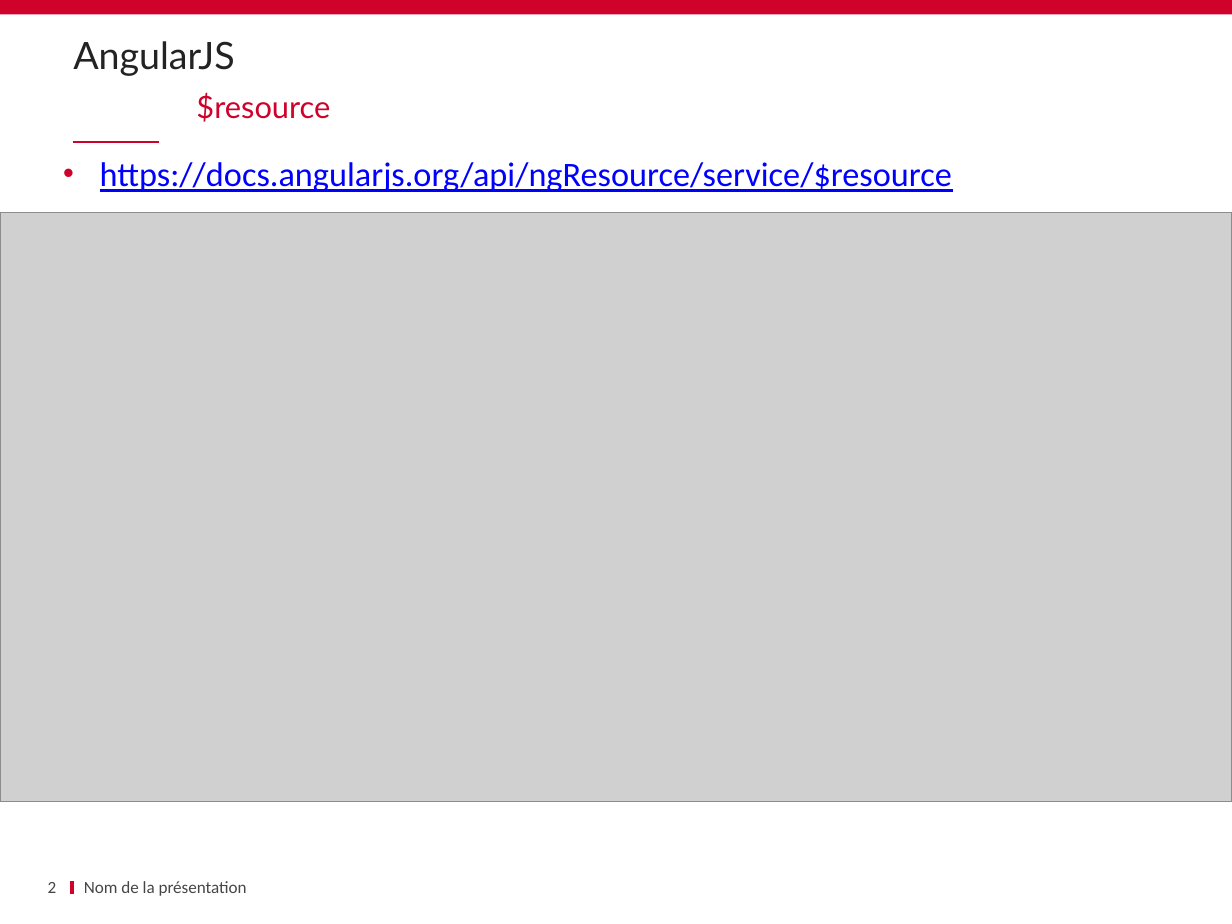
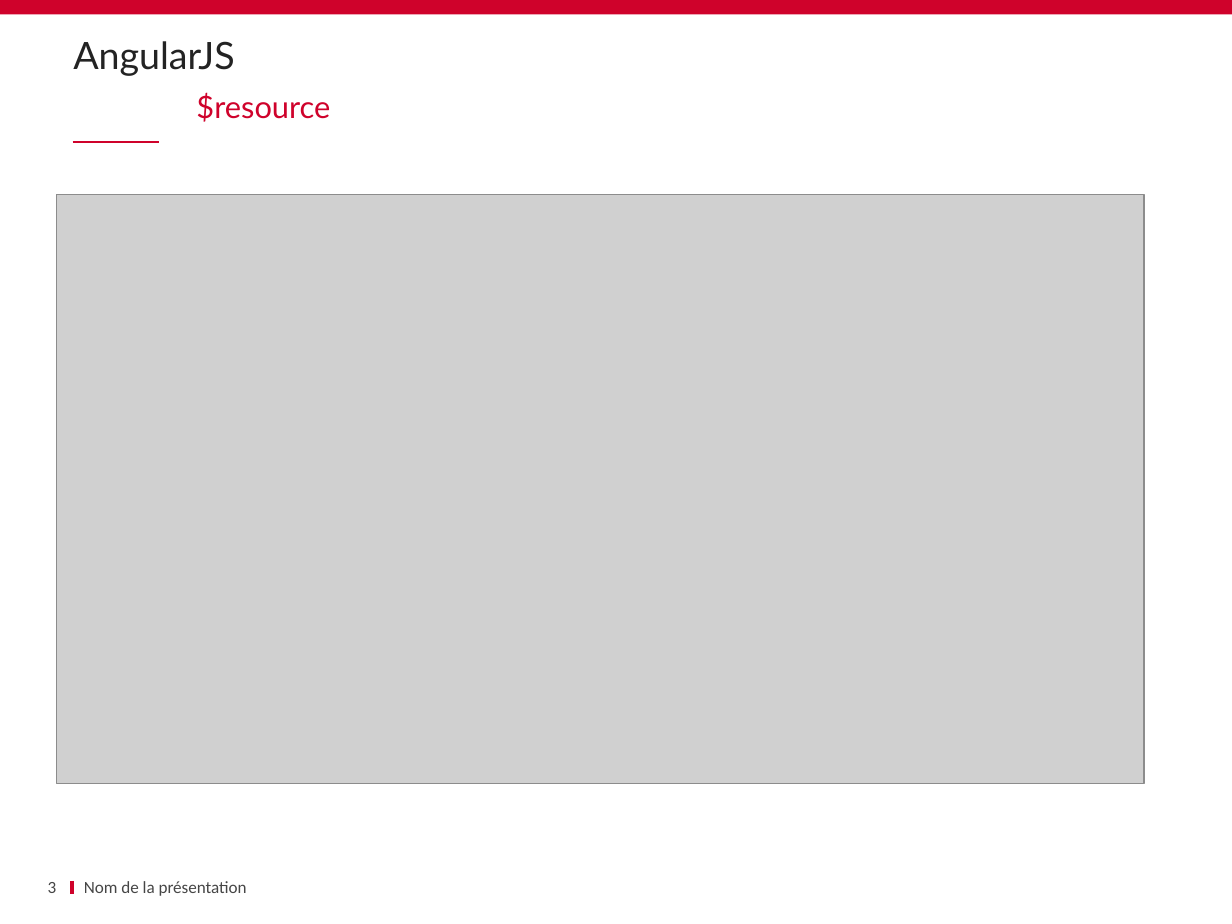
Before and after one commit to schassande/formation-angularjs1, a slide deck: slide 3 of Jour2/10 $resource/10_$ressource.pptx (slide 2 before the commit). Drawn at 1232x924 pixels with LibreOffice and Linux fonts; fonts in the diff are those of the drawing; grey boxes stand for pictures; background and template pictures are left out. Boxes give left, top, right and bottom in pixels: in the first picture for what was removed or moved away, otherwise in the second. Text is boxed around its words. In the diff, an @@ line names an element or a change of style, - is before the commit and + after.

Commit message:
update presentations

```diff
--- a/Jour2/10 $resource/10_$ressource.pptx
+++ b/Jour2/10 $resource/10_$ressource.pptx
@@ text removed at (100,162,952,192) @@
-• https://docs.angularjs.org/api/ngResource/service/$resource
@@ picture: place and size @@
-picture at (0,213,1232,802)
+picture at (57,195,1145,784)
@@ page number at (48,882,57,893): text changed @@
-2
+3
```
Also in this commit, not shown: 7 slides added, 6 other files.
